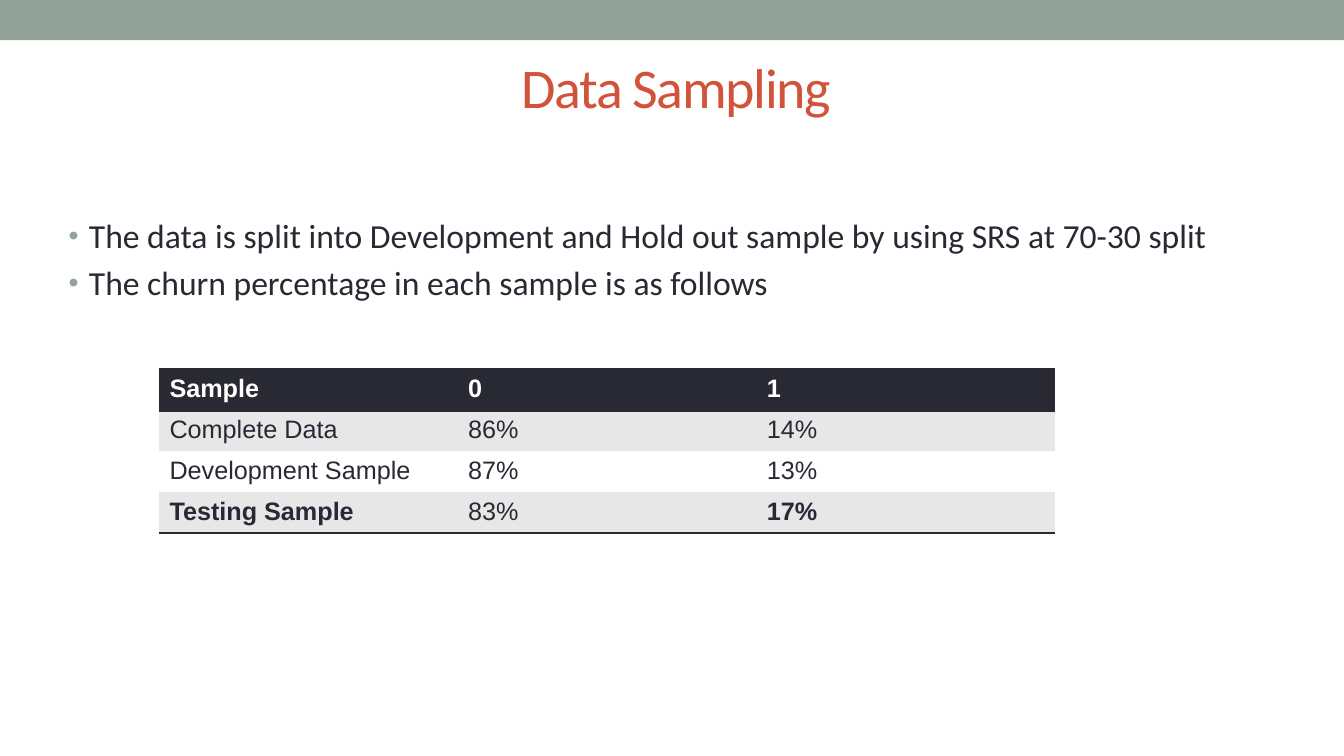
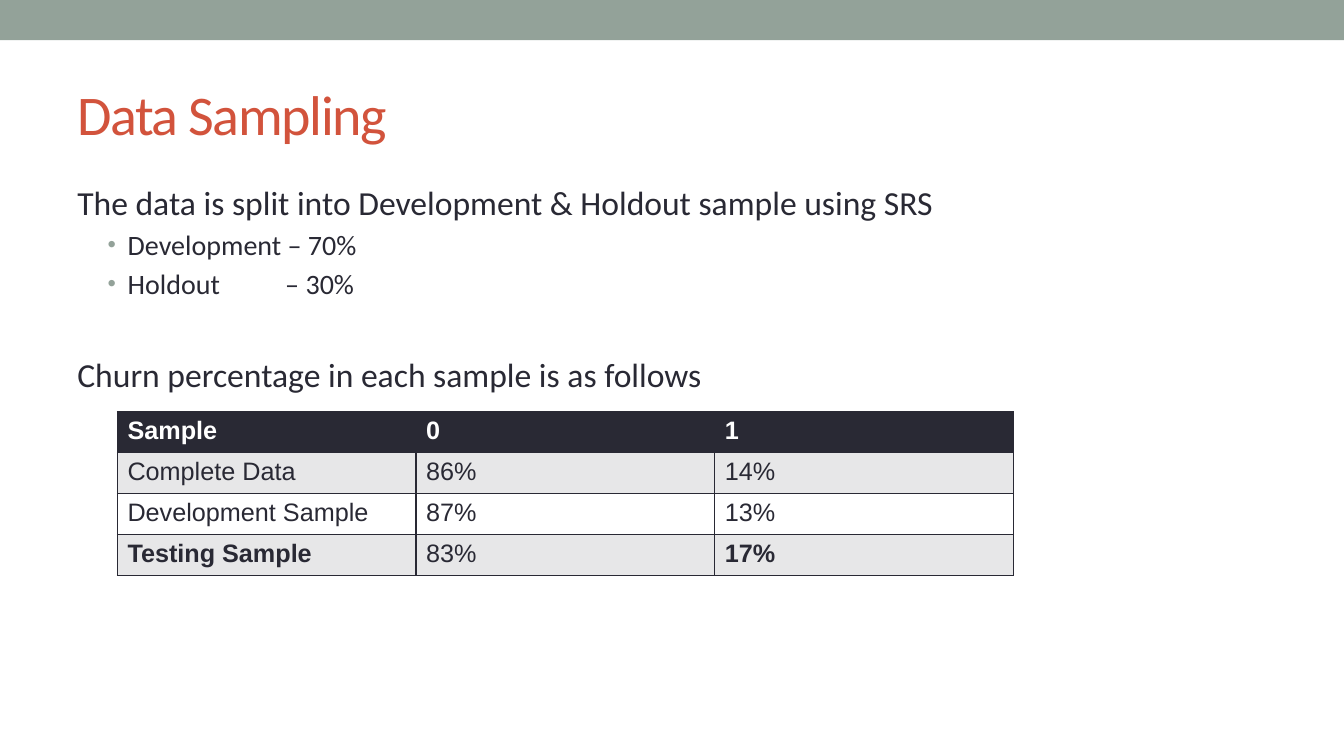
Before and after one commit to VickyVykciV/rProgramming, a slide deck: slide 8 of presentations/Churn_Analysis.pptx (slide 9 before the commit). Drawn at 1344x756 pixels with LibreOffice and Linux fonts; fonts in the diff are those of the drawing. Boxes give left, top, right and bottom in pixels: in the first picture for what was removed or moved away, otherwise in the second. Text is boxed around its words. In the diff, an @@ line names an element or a change of style, - is before the commit and + after.

Commit message:
Final Churn Analysis

```diff
--- a/presentations/Churn_Analysis.pptx
+++ b/presentations/Churn_Analysis.pptx
@@ title "Data Sampling": place and size @@
-title "Data Sampling" at (521, 69, 831, 118)
+title "Data Sampling" at (77, 96, 387, 145)
@@ title "Data Sampling" at (77, 96, 387, 145): alignment centre to left @@
@@ text at (77, 191, 933, 393): text changed @@
-• The data is split into Development and Hold out sample by using SRS at 70-30 split
-• The churn percentage in each sample is as follows
+The data is split into Development & Holdout sample using SRS
+  • Development – 70%
+  • Holdout – 30%
+Churn percentage in each sample is as follows
@@ table at (117, 411, 1012, 575) @@
@@ borders changed @@
@@ table: place and size @@
-table at (159, 370, 1055, 533)
+table at (117, 411, 1012, 575)
```
Also in this commit, not shown: 4 other slides changed, 8 slides added, 6 slides removed, 2 other files.
